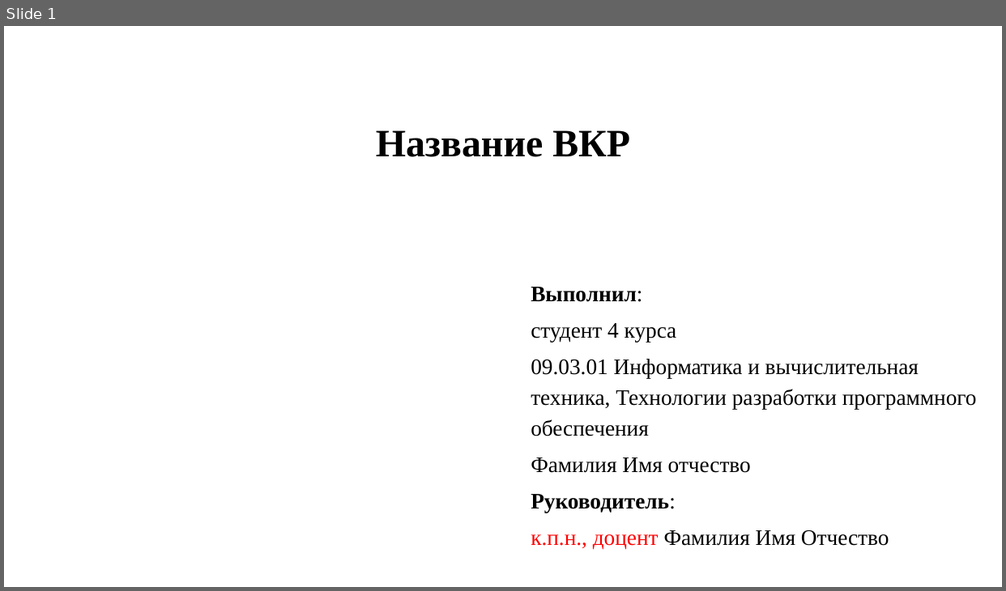
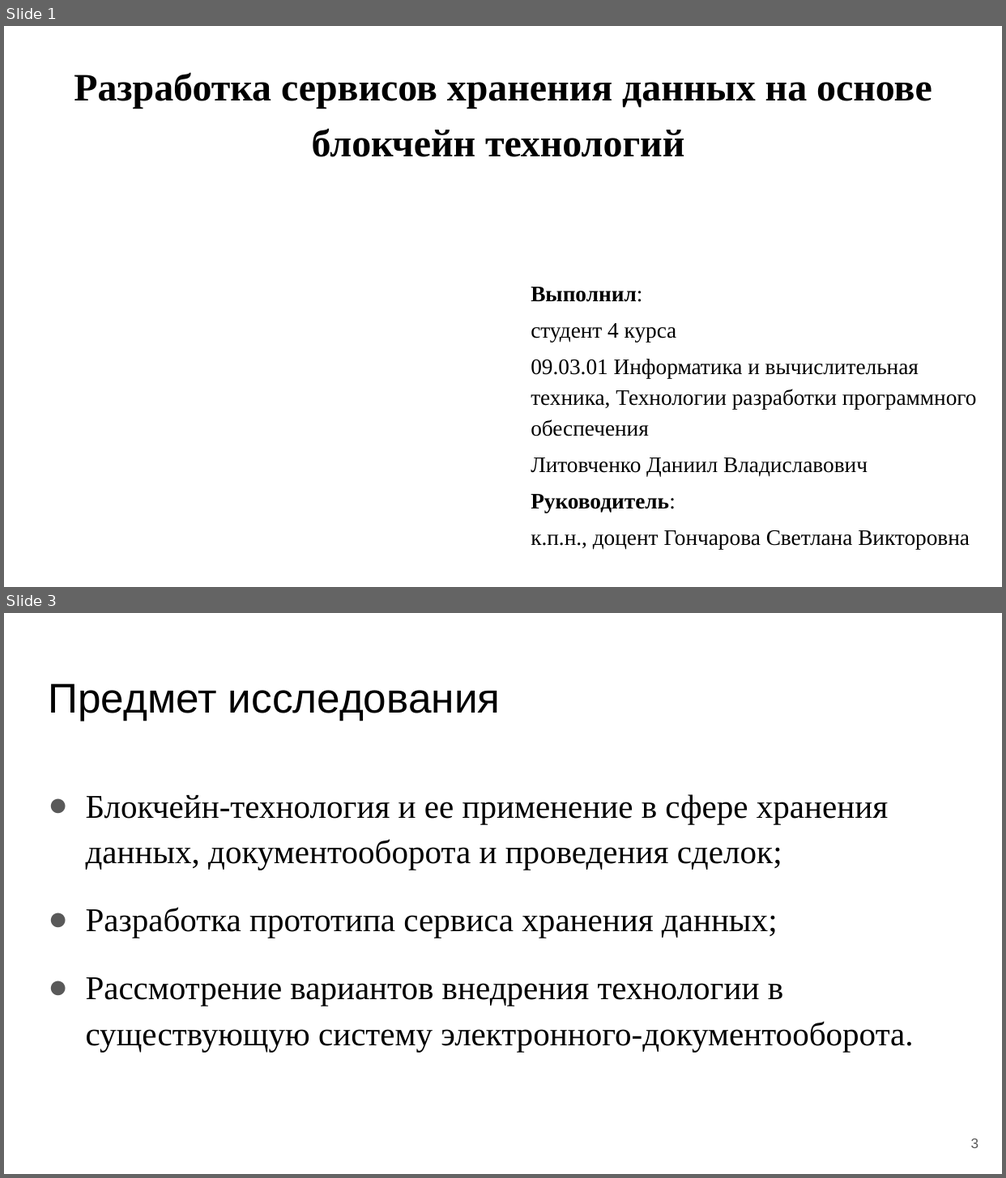
Before and after one commit to DaniilLitvochenko/prediplom_pract, a slide deck: Литовченко Д.В. ИСР2.pptx. Shown one above the other, each under a label of ours: slide 1 before the commit, slides 1 and 3 after it; the slides between them are not shown. The pictures are 1006x591 and 1006x1178 pixels, drawn with LibreOffice and Linux fonts; fonts in the diff are those of the drawing. Boxes give left, top, right and bottom in pixels: in the first picture for what was removed or moved away, otherwise in the second. Text is boxed around its words. In the diff, an @@ line names an element or a change of style, - is before the commit and + after.

```diff
--- a/Литовченко Д.В. ИСР2.pptx
+++ b/Литовченко Д.В. ИСР2.pptx
@@ slide 3 added at [4,613,1002,1174], background #FFFFFF @@
@@ title added at [48,683,501,721], 30 pt, text #000000 @@
+Предмет исследования
@@ text added at [86,794,913,1052], 24 pt, text #000000 @@
+● Блокчейн-технология и ее применение в сфере хранения данных, документооборота и проведения сделок;
+● Разработка прототипа сервиса хранения данных;
+● Рассмотрение вариантов внедрения технологии в существующую систему электронного-документооборота.
@@ page number added at [971,1139,979,1148], 10 pt, text #595959 @@
+3
@@ slide 1 changed as well @@
@@ title at [74,72,932,157]: text changed @@
-Название ВКР
+Разработка сервисов хранения данных на основе блокчейн технологий
@@ subtitle at [530,458,867,476]: text changed @@
-Фамилия Имя отчество
+Литовченко Даниил Владиславович
@@ subtitle at [530,531,970,549]: text changed @@
-к.п.н., доцент Фамилия Имя Отчество
+к.п.н., доцент Гончарова Светлана Викторовна
```
Also in this commit, not shown: 1 other slide changed, 8 other slides added, 6 slides removed, 1 other file.
